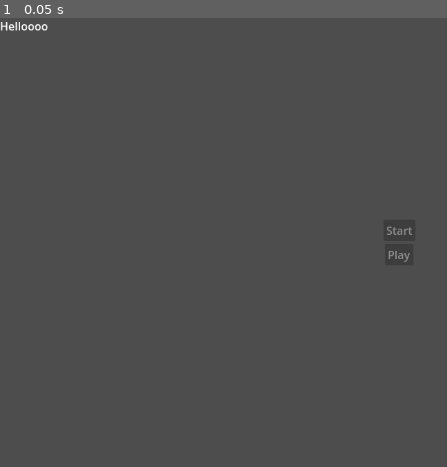
Above: before the commit, frame 1.
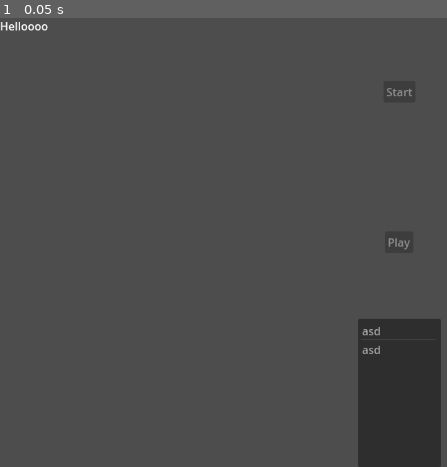
Above: after the commit, the same moment.

Repository: Tom3s/wildest-cards
Game: Godot game, scene res://Ingame/MatchIngame.tscn
Same seed, same stepped clock (60 frames per second), same inputs: the game is played once before the commit and once after it. This scene is started directly instead of the project's main scene.
Inputs:
- Up to frame 1 (0.05 s): no input

The runs differ from the first frame. In frame 1, 6.2% of the frame differs, in the area x 80-99%, y 15-100%.

Commit message:
Initial distribution of cards done

Diff:
--- a/CardFactory.gd
+++ b/CardFactory.gd
@@ -23,7 +23,7 @@
 ]
 
 static func getNewDeck() -> Array[String]:
-	var deck = []
+	var deck: Array[String] = []
 	for color in COLORS:
 		for value in range(MIN_VALUE, MAX_VALUE + 1):
 			deck.append(color + '/' + str(value))
--- a/Ingame/DrawPile.gd
+++ b/Ingame/DrawPile.gd
@@ -6,8 +6,9 @@
 signal outOfCards
 signal reshuffled
 
-func reset():
+func reset() -> Array[String]:
 	cards = CardFactory.getNewDeck()
+	return cards
 
 func reshuffle(playedCards: Array[String]) -> void:
 	cards = playedCards
@@ -21,8 +22,11 @@
 		outOfCards.emit()
 		await reshuffled
 
-	var drawnCards = []
+	var drawnCards: Array[String] = []
 	for i in range(quantity):
 		drawnCards.append(cards.pop_back())
 
 	return drawnCards
+
+func setPile(initCards: Array[String]) -> void:
+	cards = initCards
--- a/Ingame/MatchEventListener.gd
+++ b/Ingame/MatchEventListener.gd
@@ -7,7 +7,10 @@
 
 @onready var state: MatchStateMachine = %MatchStateMachine
 
+@onready var drawPile: DrawPile = %DrawPile
+@onready var hand: ItemList = %Hand
 
+const STARTING_CARDS = 7
 
 func setup():
 	playButton.disabled = true
@@ -43,9 +46,11 @@
 func onNetwork_userListNeedsUpdate():
 	state.playerIds.clear()
 	state.playerNames.clear()
+	state.playerCards.clear()
 	for userId in Network.userList:
 		state.playerIds.append(userId.to_int())
 		state.playerNames.append(Network.userList[userId])
+		state.playerCards.append([] as Array[String])
 
 	print('[MatchEventListener.gd] User list updated.')
 
@@ -57,19 +62,39 @@
 
 func startGame():
 	print('[MatchEventListener.gd] Starting game.')
-	state.currentPlayerIndex = 0
-	setPlayerListForAll()
-	setPlayButtonEnabled()
-	rpc("initClients")
+	# state.currentPlayerIndex = 0
+	# setPlayerListForAll()
+	# setPlayButtonEnabled()
+	var initDeck := drawPile.reset()
+	var jsonInitDeck := JSON.stringify(initDeck)
+	rpc("initClients", jsonInitDeck)
 
-@rpc("call_remote", "reliable")
-func initClients():
+@rpc("call_local", "reliable")
+func initClients(jsonInitDeck: String):
 	print('[MatchEventListener.gd] Initializing clients.')
 	state.currentPlayerIndex = 0
 	setPlayerListForAll()
 	setPlayButtonEnabled()
+	var initDeck: Array[String] # = JSON.parse_string(jsonInitDeck)
+	initDeck.assign(JSON.parse_string(jsonInitDeck))
+	drawPile.setPile(initDeck)
+
+	for i in range(state.playerIds.size()):
+		state.playerCards[i].append_array(await drawPile.drawCards(STARTING_CARDS) as Array[String])
+
+		if state.playerIds[i] == Network.userId:
+			hand.clear()
+			for card in state.playerCards[i]:
+				hand.add_item(card)
 
 @rpc("any_peer", "call_local", "reliable")
 func setPlayButtonEnabled():
 	print('[MatchEventListener.gd] Setting button; current: ', state.currentPlayerIndex, ' my id: ', Network.userId)
 	playButton.disabled = state.playerIds[state.currentPlayerIndex] != Network.userId
+
+@rpc("any_peer", "call_local", "reliable")
+func drawCards(cards: Array[String]):
+	print('[MatchEventListener.gd] Drawing cards: ', cards)
+	state.drawCards(cards)
+	setPlayerListForAll()
+	setPlayButtonEnabled()
--- a/Ingame/MatchIngame.tscn
+++ b/Ingame/MatchIngame.tscn
@@ -13,17 +13,15 @@
 [node name="CanvasLayer" type="CanvasLayer" parent="."]
 
 [node name="VBoxContainer" type="VBoxContainer" parent="CanvasLayer"]
-anchors_preset = 8
+anchors_preset = 13
 anchor_left = 0.5
-anchor_top = 0.5
 anchor_right = 0.5
-anchor_bottom = 0.5
-offset_left = -20.5
-offset_top = -33.0
-offset_right = 20.5
-offset_bottom = 33.0
+anchor_bottom = 1.0
+offset_left = -60.0
+offset_right = 60.0
 grow_horizontal = 2
 grow_vertical = 2
+size_flags_vertical = 3
 
 [node name="StartButton" type="Button" parent="CanvasLayer/VBoxContainer"]
 unique_name_in_owner = true
@@ -38,6 +36,15 @@
 size_flags_horizontal = 6
 size_flags_vertical = 6
 text = "Play"
+
+[node name="Hand" type="ItemList" parent="CanvasLayer/VBoxContainer"]
+unique_name_in_owner = true
+custom_minimum_size = Vector2(120, 40)
+layout_mode = 2
+size_flags_vertical = 3
+item_count = 2
+item_0/text = "asd"
+item_1/text = "asd"
 
 [node name="PlayerList" type="RichTextLabel" parent="CanvasLayer"]
 unique_name_in_owner = true
--- a/Ingame/MatchStateMachine.gd
+++ b/Ingame/MatchStateMachine.gd
@@ -5,6 +5,7 @@
 
 var playerIds: Array[int]
 var playerNames: Array[String]
+var playerCards: Array[Array]
 
 signal playerIndexIncremented
 
